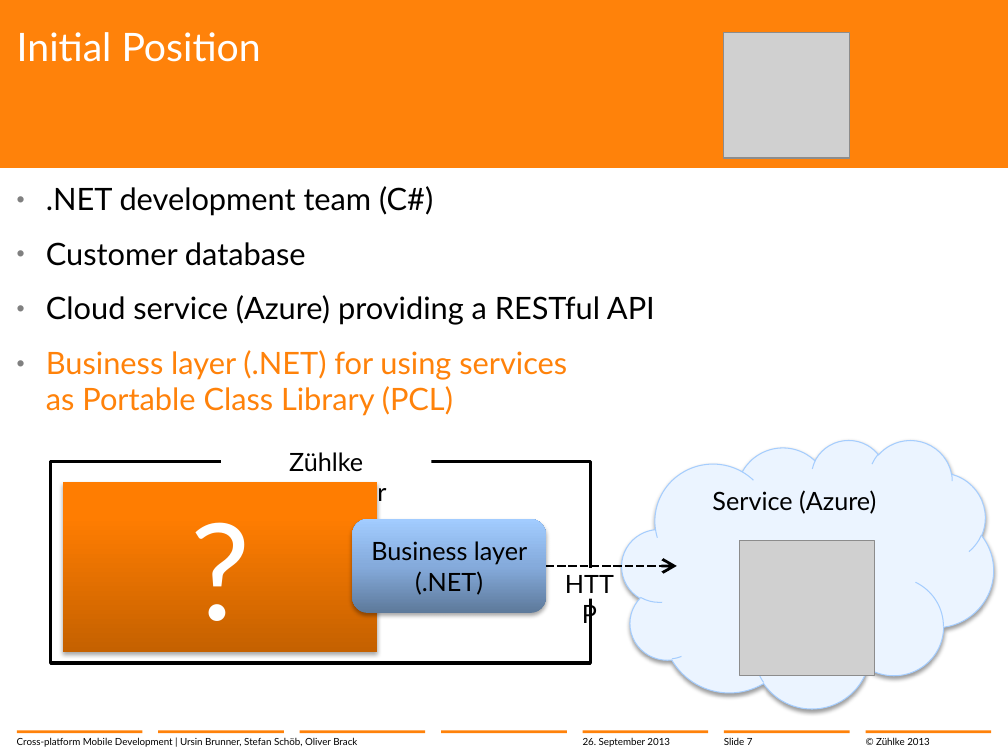
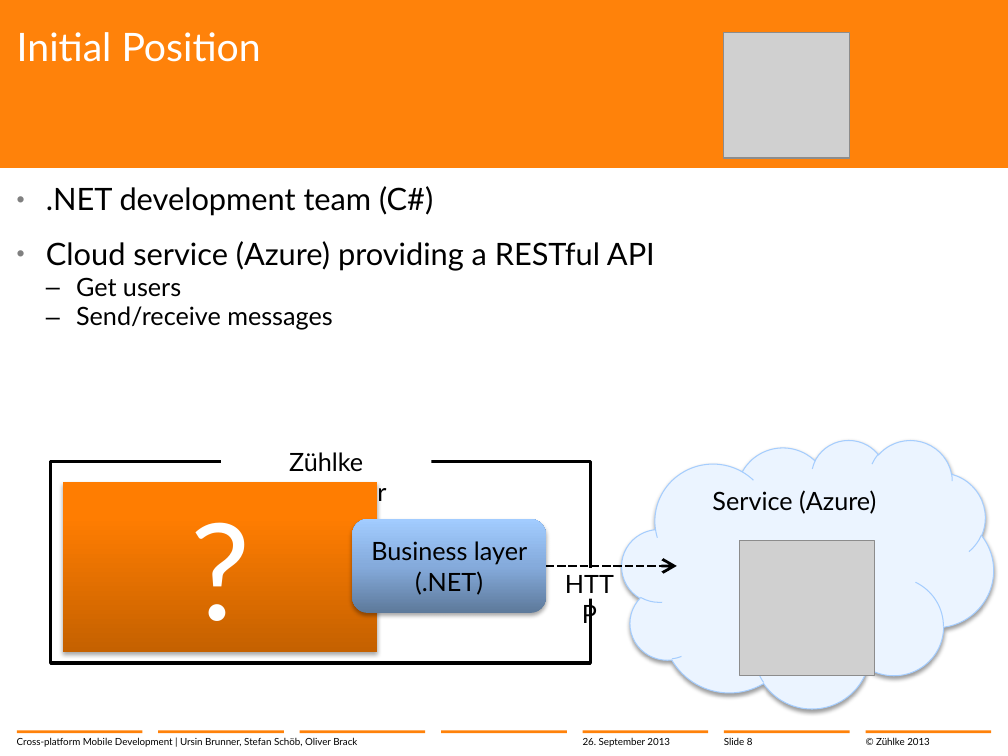
Before and after one commit to brunnurs/zxm, a slide deck: slide 8 of docs/13-09-26 Cross-platform mobile development with C#.pptx (slide 7 before the commit). Drawn at 1008x756 pixels with LibreOffice and Linux fonts; fonts in the diff are those of the drawing; grey boxes stand for pictures; background and template pictures are left out. Boxes give left, top, right and bottom in pixels: in the first picture for what was removed or moved away, otherwise in the second. Text is boxed around its words. In the diff, an @@ line names an element or a change of style, - is before the commit and + after.

```diff
--- a/docs/13-09-26 Cross-platform mobile development with C#.pptx
+++ b/docs/13-09-26 Cross-platform mobile development with C#.pptx
@@ text at bbox=[46, 242, 306, 266]: paragraph removed @@
-  • Customer database
@@ text at bbox=[76, 277, 332, 330]: text changed; size 22 to 18 pt; text colour #FF820A to #000000 @@
-  • Business layer (.NET) for using services
-    as Portable Class Library (PCL)
+    – Get users
+    – Send/receive messages
@@ page number at bbox=[724, 738, 753, 745]: text changed @@
-Slide 7
+Slide 8
```
Also in this commit, not shown: 12 other slides changed, 1 slide added.
